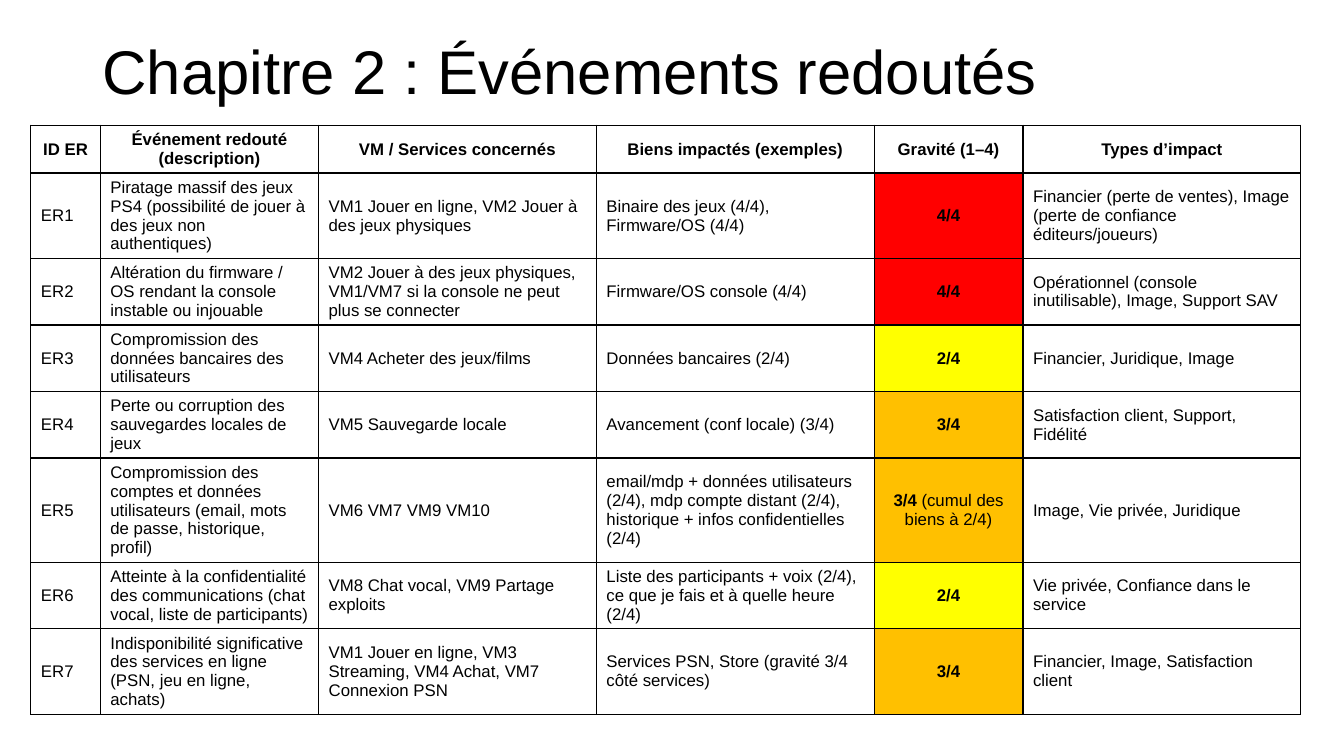
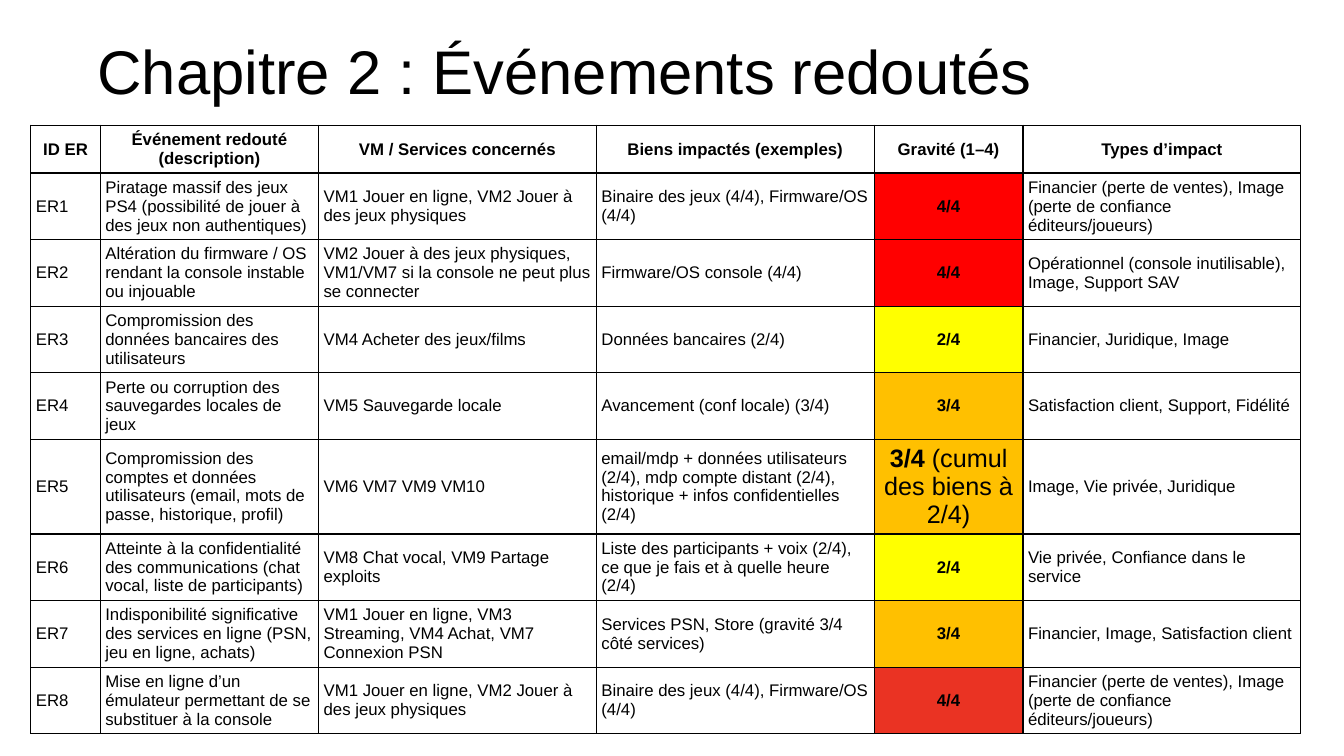
Before and after one commit to theox33/Securite_SE, a slide deck: slide 5 of Exercice PS4/Atelier 1/Diaporama.pptx. Drawn at 1344x756 pixels with LibreOffice and Linux fonts; fonts in the diff are those of the drawing. Boxes give left, top, right and bottom in pixels: in the first picture for what was removed or moved away, otherwise in the second. Text is boxed around its words. In the diff, an @@ line names an element or a change of style, - is before the commit and + after.

```diff
--- a/Exercice PS4/Atelier 1/Diaporama.pptx
+++ b/Exercice PS4/Atelier 1/Diaporama.pptx
@@ title "Chapitre 2 : Événements redoutés": place and size @@
-title "Chapitre 2 : Événements redoutés" at [102, 45, 1037, 106]
+title "Chapitre 2 : Événements redoutés" at [97, 45, 1032, 106]
@@ table at [31, 125, 1304, 733] @@
+row 9: ER8 | Mise en ligne d’un émulateur permettant de se substituer à la console | VM1 Jouer en ligne, VM2 Jouer à des jeux physiques | Binaire des jeux (4/4), Firmware/OS (4/4) | 4/4 | Financier (perte de ventes), Image (perte de confiance éditeurs/joueurs)
```
Also in this commit, not shown: 8 other slides changed, 1 slide added, 1 slide removed.
